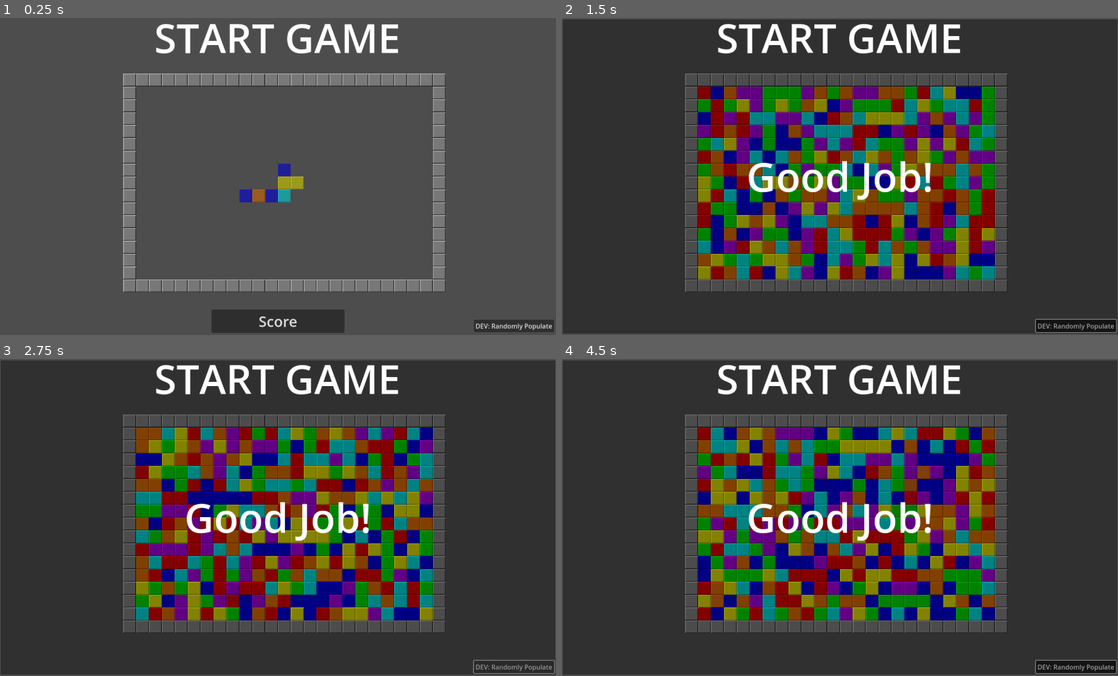
Above: before the commit, frames 1-4 (two rows, left to right).
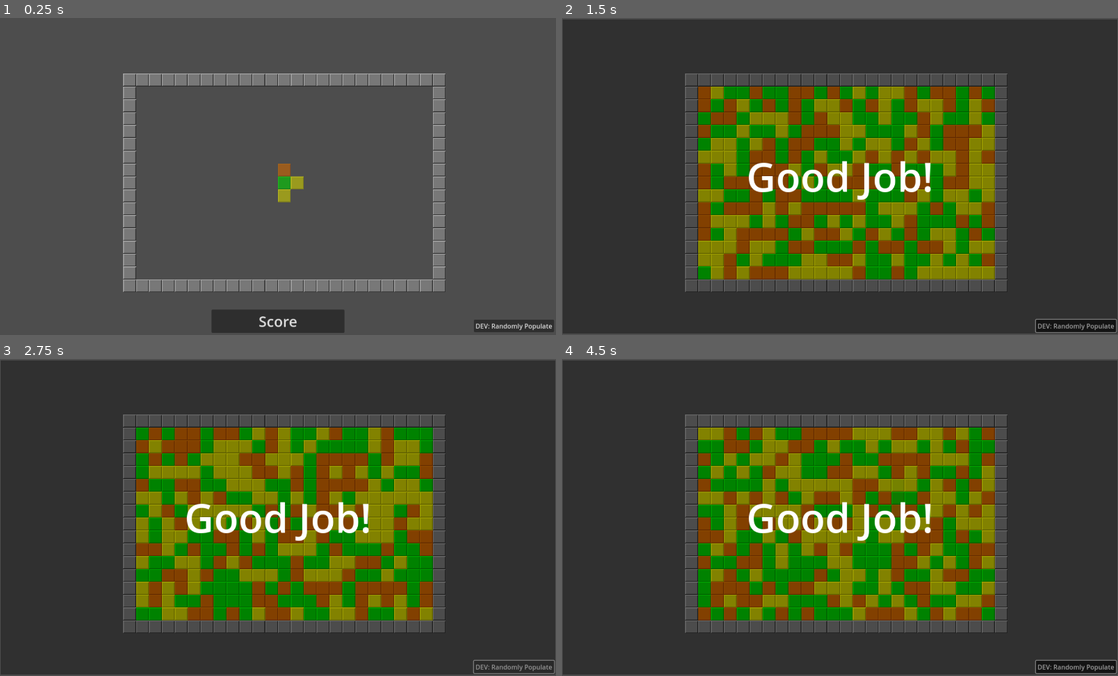
Above: after the commit, the same moments.

Repository: alexcolemandata/game-matcher
Game: Godot game, scene res://main.tscn
Two runs of this game, one before a commit and one after it. Both use one fixed random seed, a clock stepped at 60 frames per second and the inputs below. Sound files missing from this copy of the repository are replaced by a short silence.
Inputs:
- Up to frame 1 (0.25 s): no input
- Up to frame 2 (1.5 s): click "Score" at 0.5 s; click "DEV: Randomly Populate" at 1.25 s
- Up to frame 3 (2.75 s): tap Enter at 2 s; hold Right (right) from 2.03 s (still down); hold A (rotate anticlockwise) from 2.03 s (still down)
- Up to frame 4 (4.5 s): tap Space at 2.75, 4.25 s; release Right (right) at 2.78 s; release A (rotate anticlockwise) at 2.78 s; hold Down (down) 2.78-3.53 s; tap D (rotate clockwise) at 2.85 s; tap Enter at 3.5 s; hold Right (right) 3.53-4.28 s; hold S (spawn piece) 3.53-4.28 s; hold Up (up) from 4.28 s (still down); tap A (rotate anticlockwise) at 4.35 s

The runs differ from the first frame. In frame 1, 2.3% of the frame differs, in the area x 28-72%, y 1-59%; in frame 2, 29%; in frame 3, 29%; in frame 4, 29%, in the area x 24-78%, y 1-83%.

Commit message:
tile clear pitch per-neighbor group

Diff:
--- a/Board.gd
+++ b/Board.gd
@@ -2,7 +2,7 @@
 const SPARKS = preload("res://sparks.tscn")
 const DEFAULT_LAYER = preload("res://default_layer.tscn")
 const MIN_TILES_TO_SCORE = 3
-const MAX_PIECE_SIZE = 12
+const MAX_PIECE_SIZE = 6
 const HEIGHT = 16
 const WIDTH = 24
 const MAIN_SOURCE_ID = 0
@@ -19,13 +19,13 @@
 const BLUE_TILE = Vector2i(6, 0)
 const GREY_TILE = Vector2i(7, 0)
 const TILES = [
-	LIGHT_BLUE_TILE,
+	#LIGHT_BLUE_TILE,
 	YELLOW_TILE,
 	GREEN_TILE,
 	ORANGE_TILE,
-	BLUE_TILE,
-	RED_TILE,
-	PURPLE_TILE
+	#BLUE_TILE,
+	#RED_TILE,
+	#PURPLE_TILE
 ]
 
 var border: TileMapLayer
@@ -171,13 +171,14 @@
 					color_str = "#9A00CD"
 
 				var score_coords = placed_tiles.map_to_local(neighbors[0])
-				for scored_tile in neighbors:
+				for i in range(neighbors.size()):
+					var scored_tile = neighbors[i]
 					await get_tree().create_timer(0.05).timeout
 					var sparks = SPARKS.instantiate()
 					add_child(sparks)
 					var global_coord = placed_tiles.to_global(placed_tiles.map_to_local(scored_tile))
 					var sound_effect = TILE_CLEAR_SOUNDS[randi_range(0, TILE_CLEAR_SOUNDS.size()-1)]
-					AudioManager.sound_effect_dict[sound_effect].pitch_scale = 0.4 + (score / 300.0)
+					AudioManager.sound_effect_dict[sound_effect].pitch_scale = 0.8 + (i / 8.0)
 					AudioManager.create_2d_audio_at_location(
 						global_coord,
 						sound_effect)
--- a/main.tscn
+++ b/main.tscn
@@ -71,7 +71,6 @@
 offset_right = 304.0
 offset_bottom = -277.0
 theme_override_font_sizes/font_size = 100
-text = "START GAME"
 horizontal_alignment = 1
 vertical_alignment = 1
 
--- a/score_numbers.gd
+++ b/score_numbers.gd
@@ -37,4 +37,4 @@
 
 
 func display_number(value: int, position: Vector2, color: String):
-	display_str("+"+str(value), position, color, value * 15)
+	display_str("+"+str(value), position, color, value * 10)
